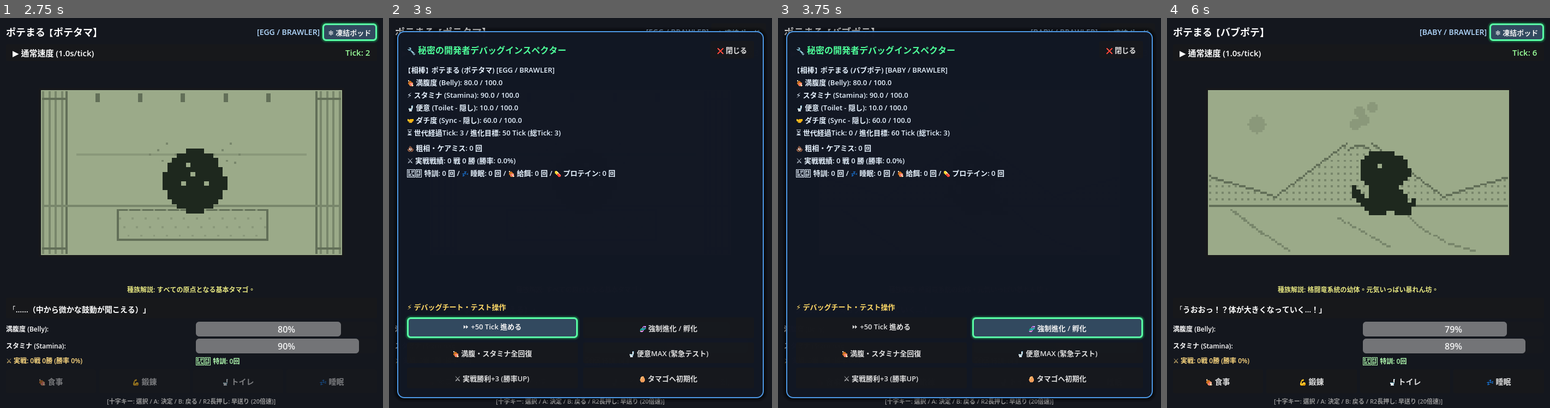
Above: before the commit, frames 1-4 (left to right).
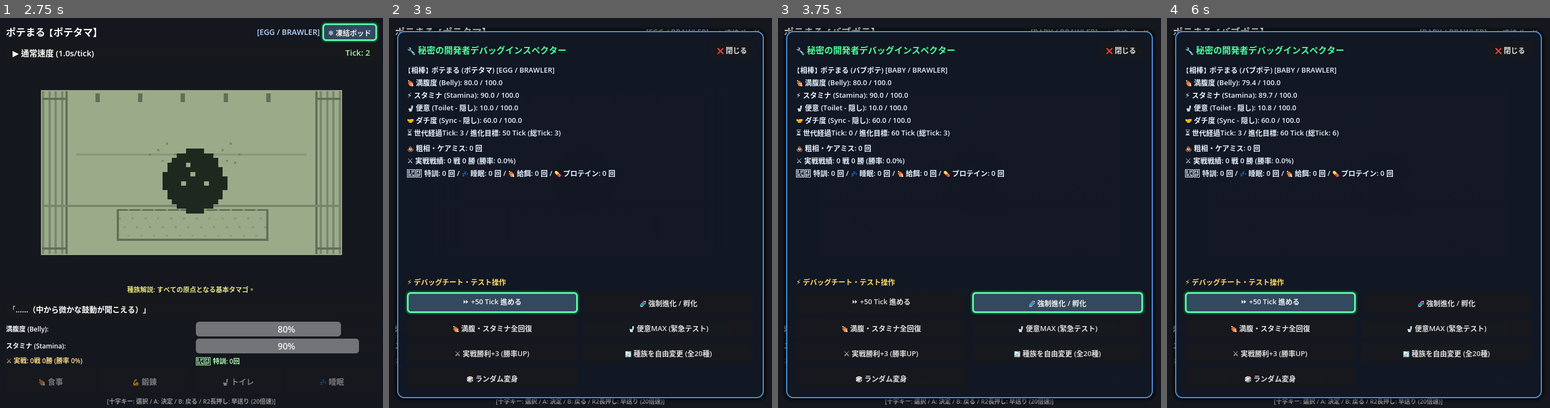
Above: after the commit, the same moments.

Repository: u1e2k/poteverse
Game: Godot game, scene res://scenes/DebugPoteView.tscn
Two runs of this game, one before a commit and one after it. Both use one fixed random seed, a clock stepped at 60 frames per second and the inputs below.
Inputs (mouse positions are in pixels of both pictures, inside the frame that each line leads up to):
- Up to frame 1 (2.75 s): click "❄️ 凍結ポッド" at 0.5 s; click "❌ 閉じる" at 1.25 s; tap Enter at 2 s; hold Right (ui_right) from 2.03 s (still down); tap Backspace at 2.1 s
- Up to frame 2 (3 s): tap Space at 2.75 s; release Right (ui_right) at 2.78 s; hold Down (ui_down) from 2.78 s (still down); tap Tab at 2.85 s
- Up to frame 3 (3.75 s): release Down (ui_down) at 3.5 s; click "🧬 強制進化 / 孵化" at 3.5 s
- Up to frame 4 (6 s): click (1446, 376) at 4.25 s, where only the run before the commit has a clickable "🥚 タマゴへ初期化"; click (1446, 353) at 5 s, where only the run after the commit has a clickable "🔄 種族を自由変更 (全20種)"; click "❌ 閉じる" at 5.75 s

Frame 1 is identical in both runs. In frame 2, 7.0% of the frame differs, in the area x 4-85%, y 66-94%; in frame 3, 7.1%; in frame 4, 43%, in the area x 1-99%, y 0-99%.

Commit message:
feat(debug): add free species selection (20 species) and random transformation to debug inspector

Diff:
--- a/scenes/DebugPoteView.tscn
+++ b/scenes/DebugPoteView.tscn
@@ -619,13 +619,74 @@
 theme_override_font_sizes/font_size = 13
 text = "⚔️ 実戦勝利+3 (勝率UP)"
 
-[node name="BtnDbgResetEgg" type="Button" parent="DebugModalPanel/Margin/VBox/CheatGrid"]
+[node name="BtnDbgChangeSpecies" type="Button" parent="DebugModalPanel/Margin/VBox/CheatGrid"]
 unique_name_in_owner = true
 custom_minimum_size = Vector2(0, 38)
 layout_mode = 2
 size_flags_horizontal = 3
 theme_override_font_sizes/font_size = 13
-text = "🥚 タマゴへ初期化"
+text = "🔄 種族を自由変更 (全20種)"
+
+[node name="BtnDbgRandomSpecies" type="Button" parent="DebugModalPanel/Margin/VBox/CheatGrid"]
+unique_name_in_owner = true
+custom_minimum_size = Vector2(0, 38)
+layout_mode = 2
+size_flags_horizontal = 3
+theme_override_font_sizes/font_size = 13
+text = "🎲 ランダム変身"
+
+[node name="SpeciesSelectModalPanel" type="PanelContainer" parent="."]
+unique_name_in_owner = true
+visible = false
+layout_mode = 1
+anchors_preset = 15
+anchor_right = 1.0
+anchor_bottom = 1.0
+offset_left = 20.0
+offset_top = 20.0
+offset_right = -20.0
+offset_bottom = -20.0
+grow_horizontal = 2
+grow_vertical = 2
+theme_override_styles/panel = SubResource("StyleBoxFlat_modal")
+
+[node name="Margin" type="MarginContainer" parent="SpeciesSelectModalPanel"]
+layout_mode = 2
+theme_override_constants/margin_left = 16
+theme_override_constants/margin_top = 16
+theme_override_constants/margin_right = 16
+theme_override_constants/margin_bottom = 16
+
+[node name="VBox" type="VBoxContainer" parent="SpeciesSelectModalPanel/Margin"]
+layout_mode = 2
+theme_override_constants/separation = 10
+
+[node name="Header" type="HBoxContainer" parent="SpeciesSelectModalPanel/Margin/VBox"]
+layout_mode = 2
+
+[node name="Title" type="Label" parent="SpeciesSelectModalPanel/Margin/VBox/Header"]
+layout_mode = 2
+size_flags_horizontal = 3
+theme_override_font_sizes/font_size = 16
+theme_override_colors/font_color = Color(0.3, 1, 0.6, 1)
+text = "🔄 ポテ種族 自由変身 (デバッグ)"
+
+[node name="BtnCloseSpeciesSelect" type="Button" parent="SpeciesSelectModalPanel/Margin/VBox/Header"]
+unique_name_in_owner = true
+custom_minimum_size = Vector2(80, 32)
+layout_mode = 2
+theme_override_font_sizes/font_size = 13
+text = "❌ 閉じる"
+
+[node name="ScrollSpecies" type="ScrollContainer" parent="SpeciesSelectModalPanel/Margin/VBox"]
+layout_mode = 2
+size_flags_vertical = 3
+
+[node name="SpeciesListContainer" type="VBoxContainer" parent="SpeciesSelectModalPanel/Margin/VBox/ScrollSpecies"]
+unique_name_in_owner = true
+layout_mode = 2
+size_flags_horizontal = 3
+theme_override_constants/separation = 8
 
 [connection signal="pressed" from="Margin/VBox/Header/BtnOpenCryo" to="." method="_on_btn_open_cryo_pressed"]
 [connection signal="pressed" from="Margin/VBox/ActionButtons/BtnFeedMenu" to="." method="_on_btn_feed_menu_pressed"]
@@ -649,3 +710,6 @@
 [connection signal="pressed" from="DebugModalPanel/Margin/VBox/CheatGrid/BtnDbgTriggerToilet" to="." method="_on_btn_dbg_trigger_toilet_pressed"]
 [connection signal="pressed" from="DebugModalPanel/Margin/VBox/CheatGrid/BtnDbgAddWins" to="." method="_on_btn_dbg_add_wins_pressed"]
 [connection signal="pressed" from="DebugModalPanel/Margin/VBox/CheatGrid/BtnDbgResetEgg" to="." method="_on_btn_dbg_reset_egg_pressed"]
+[connection signal="pressed" from="DebugModalPanel/Margin/VBox/CheatGrid/BtnDbgChangeSpecies" to="." method="_on_btn_dbg_change_species_pressed"]
+[connection signal="pressed" from="DebugModalPanel/Margin/VBox/CheatGrid/BtnDbgRandomSpecies" to="." method="_on_btn_dbg_random_species_pressed"]
+[connection signal="pressed" from="SpeciesSelectModalPanel/Margin/VBox/Header/BtnCloseSpeciesSelect" to="." method="_on_btn_close_species_select_pressed"]
--- a/scripts/core/PoteState.gd
+++ b/scripts/core/PoteState.gd
@@ -362,6 +362,33 @@
 
 	stage_evolved.emit(prev_species, current_species)
 	var evolve_line = current_species.dialogue_evolve if current_species else "オレの新形態だぜ！"
+	buddy_dialogue_emitted.emit(buddy_name, evolve_line, mood)
+	_emit_stats()
+	save_active_pote()
+
+
+## 🔧 開発・デバッグ用: 任意の種族へ直接変身
+func set_species_direct(species_id: String) -> void:
+	var prev_species = current_species
+	current_species_id = species_id
+	current_species = PoteDatabase.get_species(species_id)
+	if current_species == null:
+		return
+
+	match current_species.stage:
+		PoteEnums.GrowthStage.EGG: ticks_to_next_evolution = 50
+		PoteEnums.GrowthStage.BABY: ticks_to_next_evolution = 60
+		PoteEnums.GrowthStage.CHILD: ticks_to_next_evolution = 80
+		PoteEnums.GrowthStage.ADULT: ticks_to_next_evolution = 120
+		PoteEnums.GrowthStage.MASTER: ticks_to_next_evolution = 999999
+		_: ticks_to_next_evolution = 50
+
+	current_stage_ticks = 0
+	_is_evolving = false
+	mood = PoteEnums.BuddyMood.HYPED
+
+	stage_evolved.emit(prev_species, current_species)
+	var evolve_line = current_species.dialogue_evolve if (current_species and not current_species.dialogue_evolve.is_empty()) else "デバッグ変身完了だぜ！"
 	buddy_dialogue_emitted.emit(buddy_name, evolve_line, mood)
 	_emit_stats()
 	save_active_pote()
--- a/scripts/data/PoteDatabase.gd
+++ b/scripts/data/PoteDatabase.gd
@@ -31,6 +31,25 @@
 	return species_dict.get("baby_drak", null)
 
 
+func get_all_unique_species() -> Array[PoteSpeciesData]:
+	if species_dict.is_empty():
+		_init_species()
+	var list: Array[PoteSpeciesData] = []
+	var stage_order = [
+		PoteEnums.GrowthStage.EGG,
+		PoteEnums.GrowthStage.BABY,
+		PoteEnums.GrowthStage.CHILD,
+		PoteEnums.GrowthStage.ADULT,
+		PoteEnums.GrowthStage.MASTER
+	]
+	for st in stage_order:
+		for sp_id in species_dict:
+			var sp = species_dict[sp_id]
+			if sp.stage == st and not list.has(sp):
+				list.append(sp)
+	return list
+
+
 func _init_species() -> void:
 	species_dict.clear()
 
--- a/scripts/ui/DebugPoteView.gd
+++ b/scripts/ui/DebugPoteView.gd
@@ -54,7 +54,11 @@
 @onready var btn_dbg_full_heal: Button = %BtnDbgFullHeal
 @onready var btn_dbg_trigger_toilet: Button = %BtnDbgTriggerToilet
 @onready var btn_dbg_add_wins: Button = %BtnDbgAddWins
-@onready var btn_dbg_reset_egg: Button = %BtnDbgResetEgg
+@onready var btn_dbg_change_species: Button = %BtnDbgChangeSpecies
+@onready var btn_dbg_random_species: Button = %BtnDbgRandomSpecies
+@onready var species_select_modal_panel: PanelContainer = %SpeciesSelectModalPanel
+@onready var btn_close_species_select: Button = %BtnCloseSpeciesSelect
+@onready var species_list_container: VBoxContainer = %SpeciesListContainer
 
 var alert_timer: float = 0.0
 var _pending_freeze_slot_idx: int = -1
@@ -90,6 +94,8 @@
 	egg_select_modal_panel.visible = false
 	cryo_modal_panel.visible = false
 	debug_modal_panel.visible = false
+	if species_select_modal_panel:
+		species_select_modal_panel.visible = false
 
 	_setup_focus_navigation()
 	_update_ui_labels()
@@ -106,6 +112,9 @@
 
 
 func _handle_back_request() -> bool:
+	if species_select_modal_panel and species_select_modal_panel.visible:
+		_on_btn_close_species_select_pressed()
+		return true
 	if debug_modal_panel and debug_modal_panel.visible:
 		_on_btn_close_debug_pressed()
 		return true
@@ -142,7 +151,8 @@
 		btn_training_action, btn_battle_action, btn_close_train,
 		btn_close_egg_select, btn_close_cryo, btn_freeze_current, btn_freeze_and_egg,
 		btn_close_debug, btn_dbg_skip50, btn_dbg_force_evolve, btn_dbg_full_heal,
-		btn_dbg_trigger_toilet, btn_dbg_add_wins, btn_dbg_reset_egg
+		btn_dbg_trigger_toilet, btn_dbg_add_wins, btn_dbg_change_species, btn_dbg_random_species,
+		btn_close_species_select
 	]
 	for b in all_static_buttons:
 		if b:
@@ -212,11 +222,14 @@
 	btn_dbg_full_heal.focus_neighbor_bottom = btn_dbg_add_wins.get_path()
 	btn_dbg_trigger_toilet.focus_neighbor_top = btn_dbg_force_evolve.get_path()
 	btn_dbg_trigger_toilet.focus_neighbor_left = btn_dbg_full_heal.get_path()
-	btn_dbg_trigger_toilet.focus_neighbor_bottom = btn_dbg_reset_egg.get_path()
+	btn_dbg_trigger_toilet.focus_neighbor_bottom = btn_dbg_change_species.get_path()
 	btn_dbg_add_wins.focus_neighbor_top = btn_dbg_full_heal.get_path()
-	btn_dbg_add_wins.focus_neighbor_right = btn_dbg_reset_egg.get_path()
-	btn_dbg_reset_egg.focus_neighbor_top = btn_dbg_trigger_toilet.get_path()
-	btn_dbg_reset_egg.focus_neighbor_left = btn_dbg_add_wins.get_path()
+	btn_dbg_add_wins.focus_neighbor_right = btn_dbg_change_species.get_path()
+	btn_dbg_add_wins.focus_neighbor_bottom = btn_dbg_random_species.get_path()
+	btn_dbg_change_species.focus_neighbor_top = btn_dbg_trigger_toilet.get_path()
+	btn_dbg_change_species.focus_neighbor_left = btn_dbg_add_wins.get_path()
+	btn_dbg_change_species.focus_neighbor_bottom = btn_dbg_random_species.get_path()
+	btn_dbg_random_species.focus_neighbor_top = btn_dbg_add_wins.get_path()
 
 
 func _process(delta: float) -> void:
@@ -238,6 +251,7 @@
 
 func _input(event: InputEvent) -> void:
 	var any_modal_open: bool = (
+		(species_select_modal_panel and species_select_modal_panel.visible) or
 		(debug_modal_panel and debug_modal_panel.visible) or
 		(feed_popup_panel and feed_popup_panel.visible) or
 		(train_popup_panel and train_popup_panel.visible) or
@@ -718,3 +732,88 @@
 func _on_btn_dbg_reset_egg_pressed() -> void:
 	debug_modal_panel.visible = false
 	open_egg_selection()
+
+
+# ==============================================================================
+# 🔄 ポテ種族 自由選択・変更 (デバッグ用 全20種)
+# ==============================================================================
+func _on_btn_dbg_change_species_pressed() -> void:
+	_open_species_selection()
+
+
+func _open_species_selection() -> void:
+	debug_modal_panel.visible = false
+	for child in species_list_container.get_children():
+		child.queue_free()
+
+	var all_species = PoteDatabase.get_all_unique_species()
+	var stages = [
+		{"stage": PoteEnums.GrowthStage.EGG, "title": "🥚 タマゴ (EGG / 4種)"},
+		{"stage": PoteEnums.GrowthStage.BABY, "title": "🐣 幼年期 (BABY / 4種)"},
+		{"stage": PoteEnums.GrowthStage.CHILD, "title": "🦖 成長期 (CHILD / 4種)"},
+		{"stage": PoteEnums.GrowthStage.ADULT, "title": "🔥 成熟期 (ADULT / 4種)"},
+		{"stage": PoteEnums.GrowthStage.MASTER, "title": "👑 究極体 (MASTER / 4種)"}
+	]
+
+	var first_btn: Button = null
+
+	for st_info in stages:
+		var st_enum = st_info["stage"]
+		var st_title = st_info["title"]
+
+		var header_label = Label.new()
+		header_label.text = st_title
+		header_label.add_theme_font_size_override("font_size", 14)
+		header_label.add_theme_color_override("font_color", Color(1.0, 0.85, 0.4, 1.0))
+		species_list_container.add_child(header_label)
+
+		var grid = GridContainer.new()
+		grid.columns = 2
+		grid.add_theme_constant_override("h_separation", 8)
+		grid.add_theme_constant_override("v_separation", 6)
+		grid.size_flags_horizontal = Control.SIZE_EXPAND_FILL
+
+		for sp in all_species:
+			if sp.stage == st_enum:
+				var btn = Button.new()
+				btn.custom_minimum_size = Vector2(0, 46)
+				btn.size_flags_horizontal = Control.SIZE_EXPAND_FILL
+				var attr_str = PoteSpeciesData.AttributeType.keys()[sp.attribute]
+				btn.text = "%s\n[%s]" % [sp.name, attr_str]
+				btn.add_theme_font_size_override("font_size", 12)
+				if _focus_box_style:
+					btn.add_theme_stylebox_override("focus", _focus_box_style)
+				var sp_id = sp.id
+				btn.pressed.connect(func(): _on_species_selected(sp_id))
+				grid.add_child(btn)
+				if first_btn == null:
+					first_btn = btn
+
+		species_list_container.add_child(grid)
+
+	species_select_modal_panel.visible = true
+	if first_btn:
+		first_btn.grab_focus()
+
+
+func _on_species_selected(species_id: String) -> void:
+	species_select_modal_panel.visible = false
+	PoteState.set_species_direct(species_id)
+	_update_ui_labels()
+	_update_lcd_species()
+	_update_battle_ui()
+	_update_debug_stats_text()
+	_open_debug_modal()
+
+
+func _on_btn_close_species_select_pressed() -> void:
+	species_select_modal_panel.visible = false
+	_open_debug_modal()
+
+
+func _on_btn_dbg_random_species_pressed() -> void:
+	var all_sp = PoteDatabase.get_all_unique_species()
+	if all_sp.is_empty():
+		return
+	var rand_sp = all_sp.pick_random()
+	_on_species_selected(rand_sp.id)
